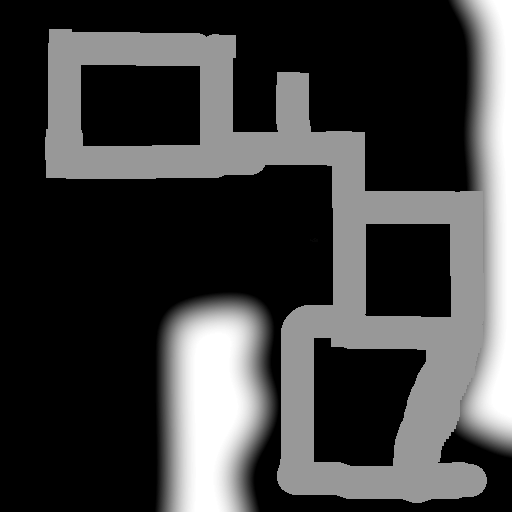
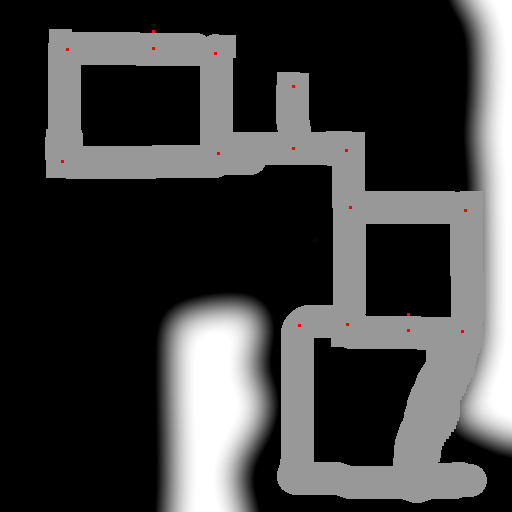
Two versions of the same layered image (512px x 512px). Layer-by-layer changes:
showed "nodes", painted on it over [left=61, top=30, right=467, bottom=333]
